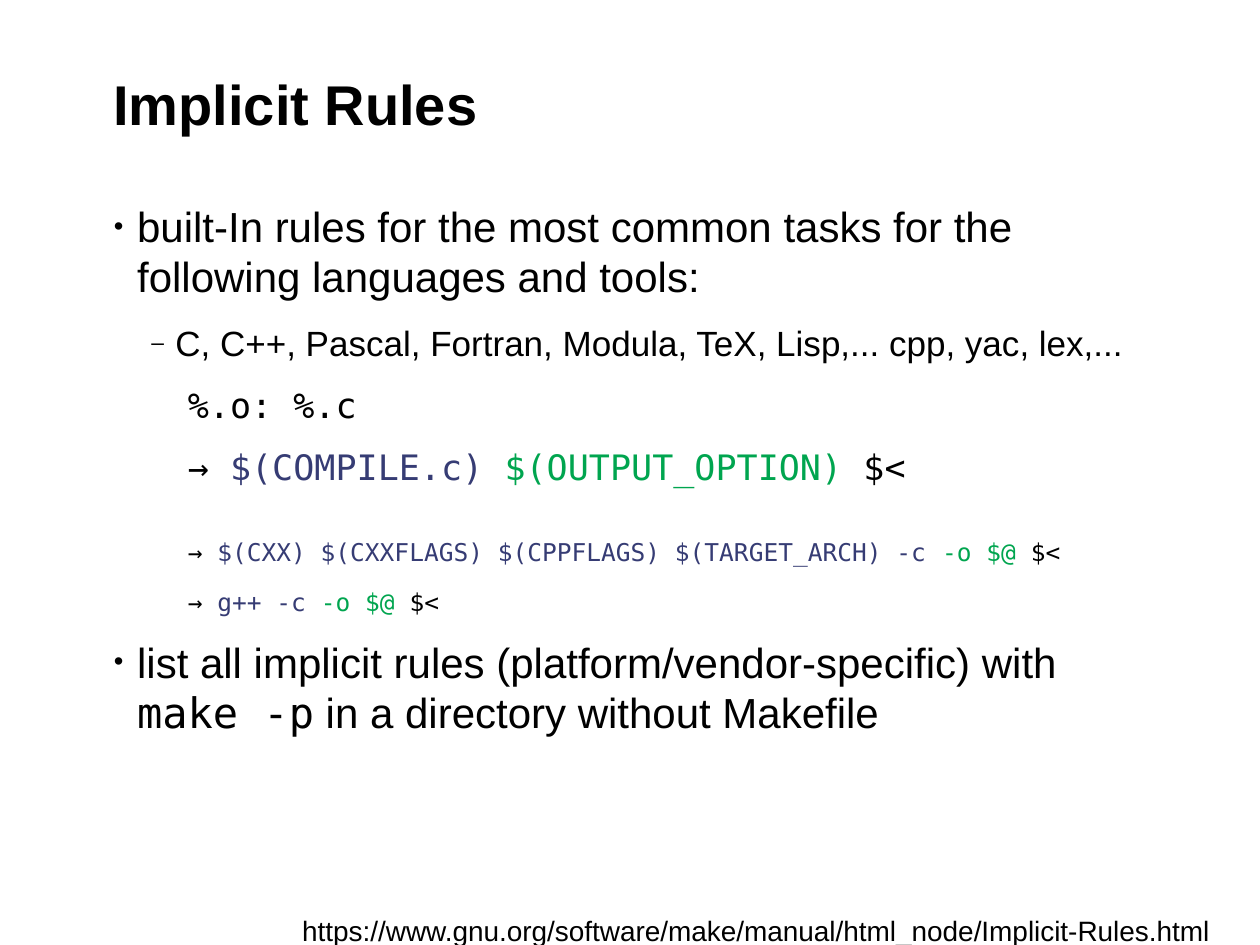
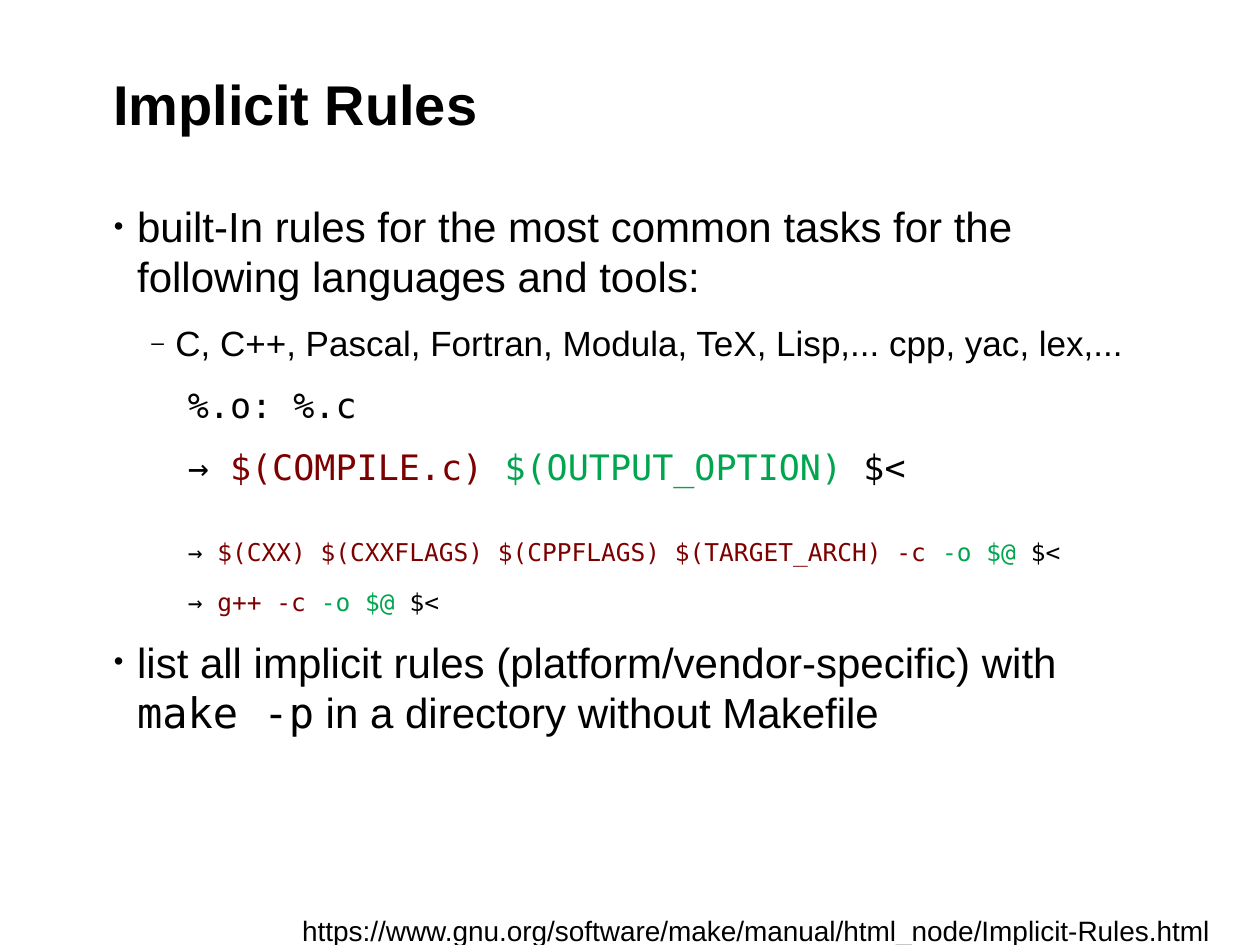
Before and after one commit to fsundermeyer/GNU_make_workshop, a slide deck: slide 23 of GNU_make_03_2015.odp (slide 22 before the commit). Drawn at 1260x945 pixels with LibreOffice and Linux fonts; fonts in the diff are those of the drawing; background and template pictures are left out. Boxes give left, top, right and bottom in pixels: in the first picture for what was removed or moved away, otherwise in the second. Text is boxed around its words. In the diff, an @@ line names an element or a change of style, - is before the commit and + after.

```diff
--- a/GNU_make_03_2015.odp
+++ b/GNU_make_03_2015.odp
@@ text at (217,453,972,616): text colour #363C74 to #7C0000 in "$(COMPILE.c)", "$(CXX) $(CXXFLAGS) $(CPPFLAGS) $(TARGET_ARCH) -c", "g++ -c" @@
```
Also in this commit, not shown: 24 other slides changed, 10 slides added, 1 other file.
